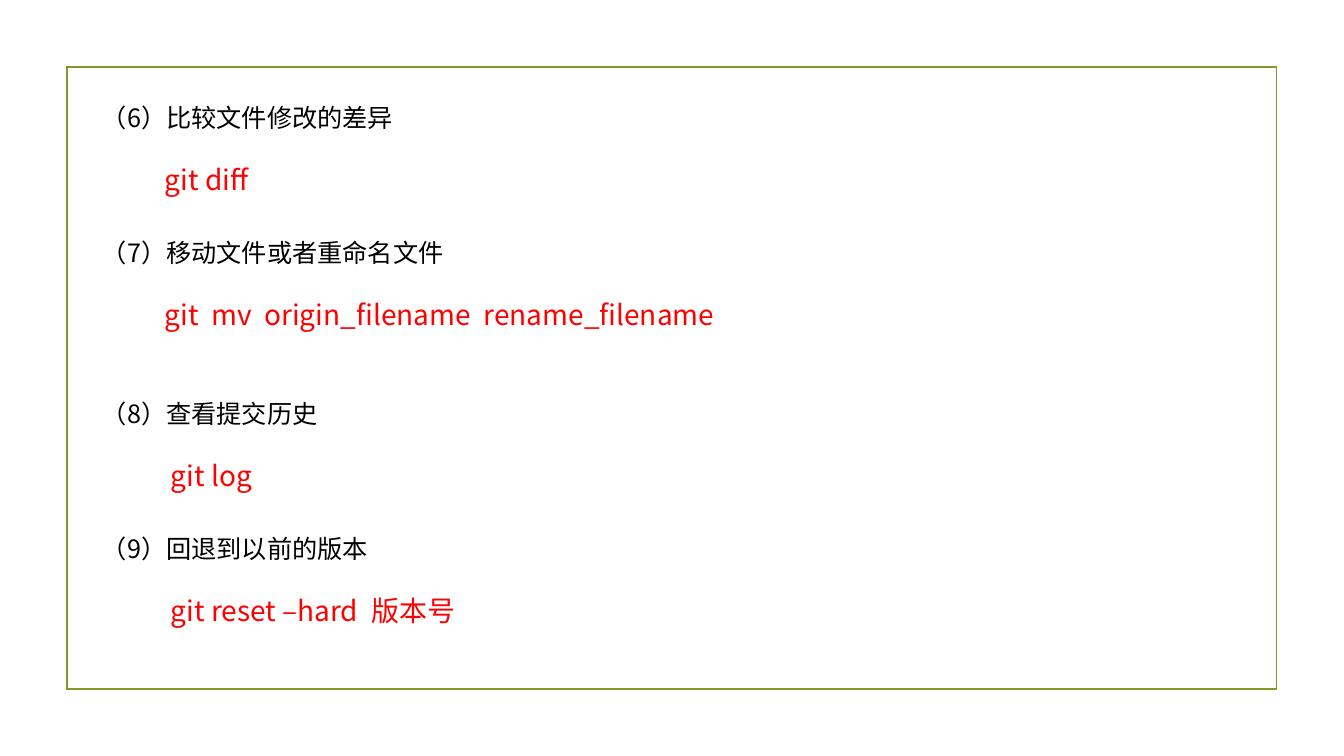
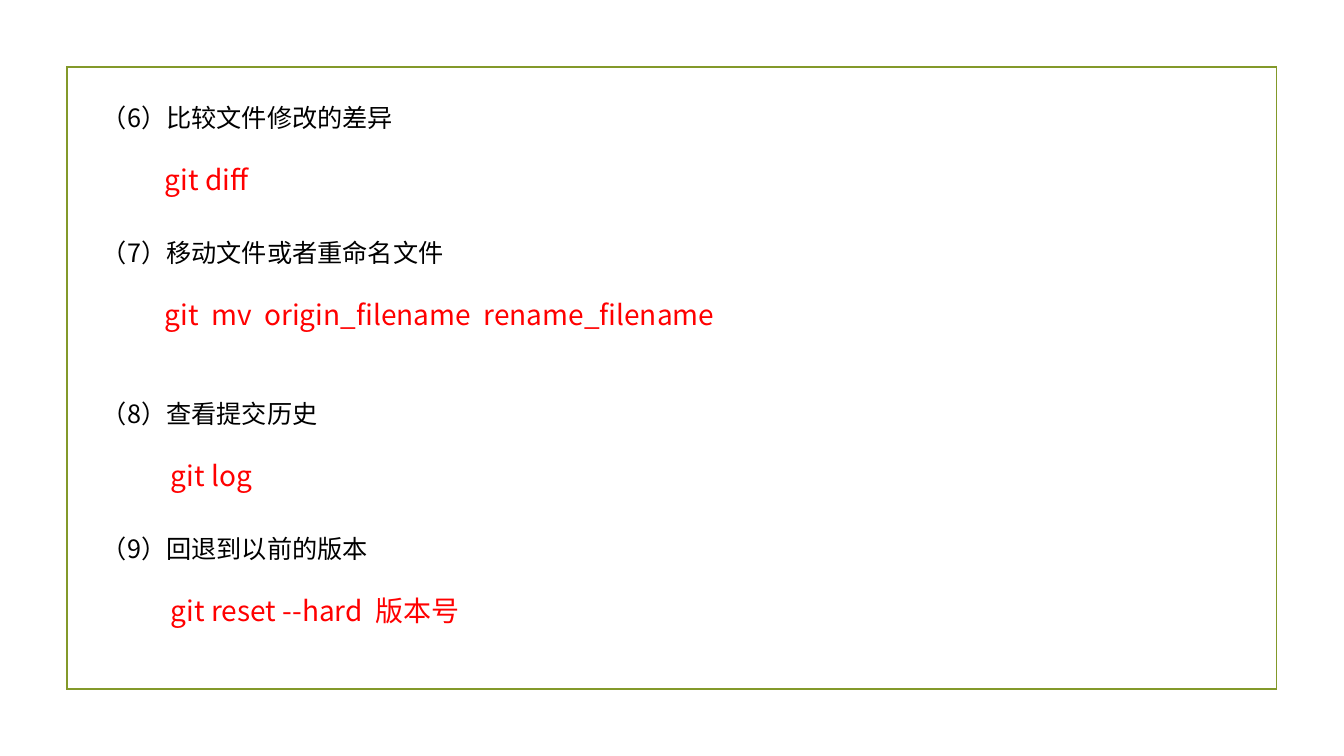
Before and after one commit to jtext103/SoftwareEngneering, a slide deck: slide 10 of CourseMaterial/Presentation/Git/Git和GitHub讲解.pptx. Drawn at 1344x756 pixels with LibreOffice and Linux fonts; fonts in the diff are those of the drawing; background and template pictures are left out. Boxes give left, top, right and bottom in pixels: in the first picture for what was removed or moved away, otherwise in the second. Text is boxed around its words. In the diff, an @@ line names an element or a change of style, - is before the commit and + after.

```diff
--- a/CourseMaterial/Presentation/Git/Git和GitHub讲解.pptx
+++ b/CourseMaterial/Presentation/Git/Git和GitHub讲解.pptx
@@ text at bbox=[171, 597, 460, 628]: text changed @@
-git reset –hard 版本号
+git reset --hard 版本号
```
Also in this commit, not shown: 1 other slide changed, 2 other files.
